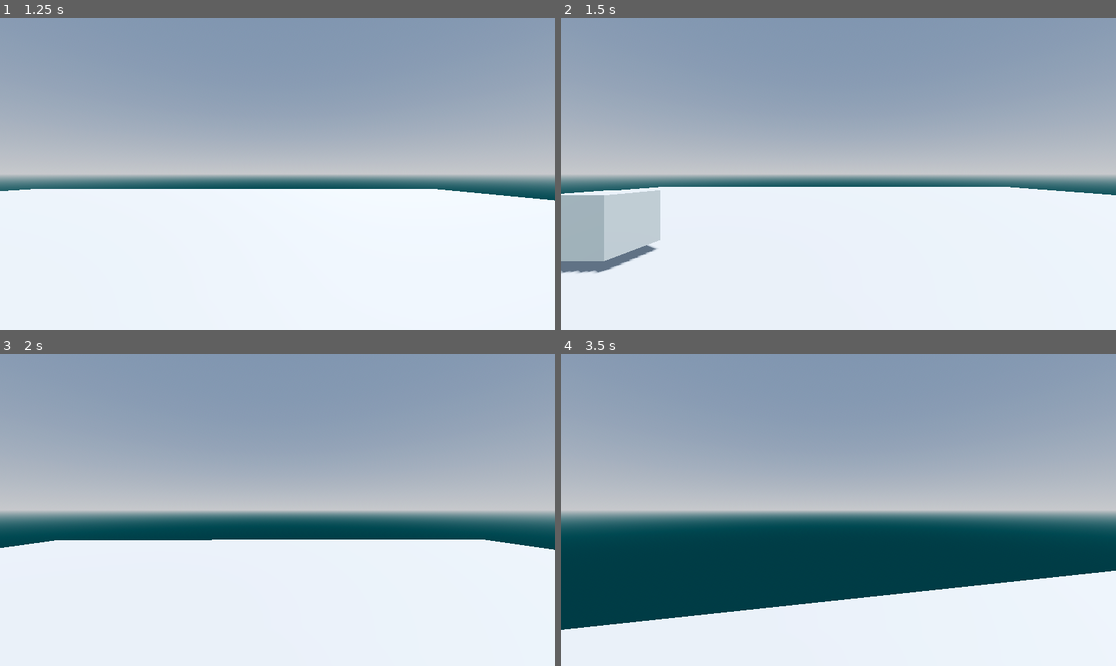
Above: before the commit, frames 1-4 (two rows, left to right).
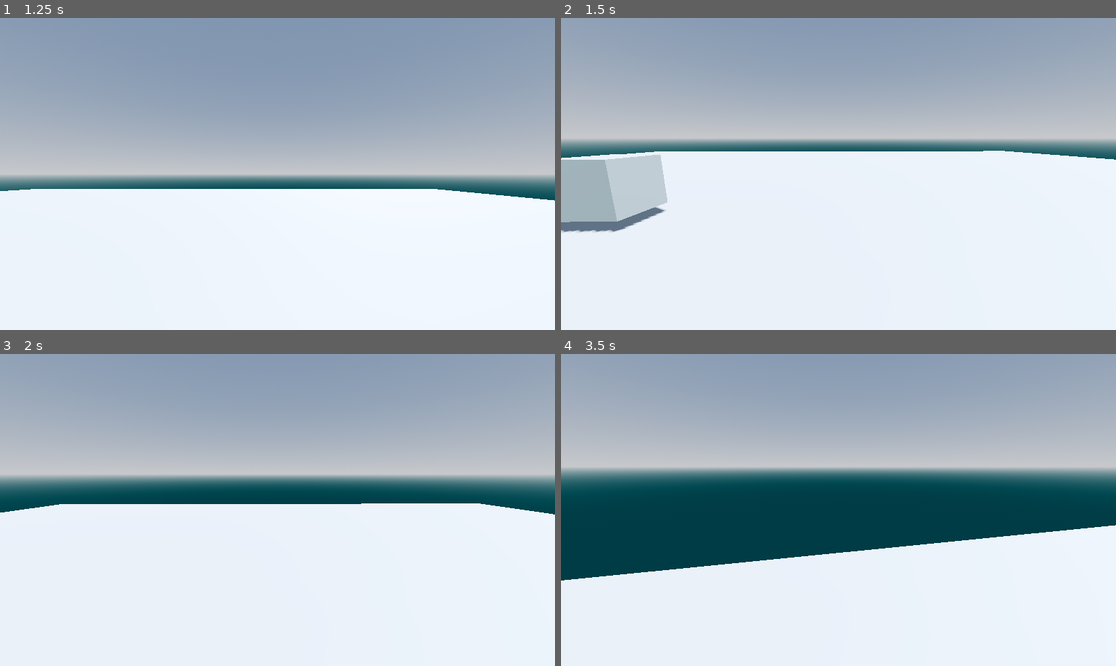
Above: after the commit, the same moments.

Repository: Fripe070/GodotMovementGame
Game: Godot game, scene res://Main.tscn
Two runs of this game, one before a commit and one after it. Both use one fixed random seed, a clock stepped at 60 frames per second and the inputs below.
Inputs (mouse positions are in pixels of both pictures, inside the frame that each line leads up to):
- Up to frame 1 (1.25 s): move the mouse to (399, 158) at 0.52 s; hold D (move_right) from 0.53 s (still down); click (399, 158) at 0.67 s; tap Space (jump) at 0.77 s
- Up to frame 2 (1.5 s): move the mouse to (810, 174) at 1.27 s; release D (move_right) at 1.28 s; hold W (move_forward) from 1.28 s (still down)
- Up to frame 3 (2 s): keep holding W (move_forward); tap Space (jump) at 1.52 s
- Up to frame 4 (3.5 s): keep holding W (move_forward); move the mouse to (849, 503) at 2.02 s; move the mouse to (832, 516) at 2.77 s; tap Space (jump) at 3.02 s

Frame 1 is identical in both runs. In frame 2, 23% of the frame differs, in the area x 0-100%, y 28-82%; in frame 3, 26%; in frame 4, 43%, in the area x 0-100%, y 23-89%.
Error before the commit: Attempt to call function 'rotate_x' in base 'null instance' on a null instance. (res://Player.gd:150)

Commit message:
OOps

Diff:
--- a/Player.gd
+++ b/Player.gd
@@ -7,7 +7,7 @@
 @export var max_up_angle: float = 90.0
 @export var max_down_angle: float = -90.0
 @onready var neck := $Neck
-@onready var camera := $Neck/Camer
+@onready var camera := $Neck/Camera
 
 @export_group("Inputs")
 @export var move_forward = 1
--- a/Player.tscn
+++ b/Player.tscn
@@ -3,8 +3,10 @@
 [ext_resource type="Script" path="res://Player.gd" id="1_tnwjw"]
 
 [sub_resource type="CapsuleShape3D" id="CapsuleShape3D_lbcg4"]
+radius = 0.35
 
 [sub_resource type="CapsuleMesh" id="CapsuleMesh_4yle5"]
+radius = 0.35
 
 [node name="Player" type="CharacterBody3D"]
 script = ExtResource("1_tnwjw")
Not shown, added: Mai78F7.tmp
